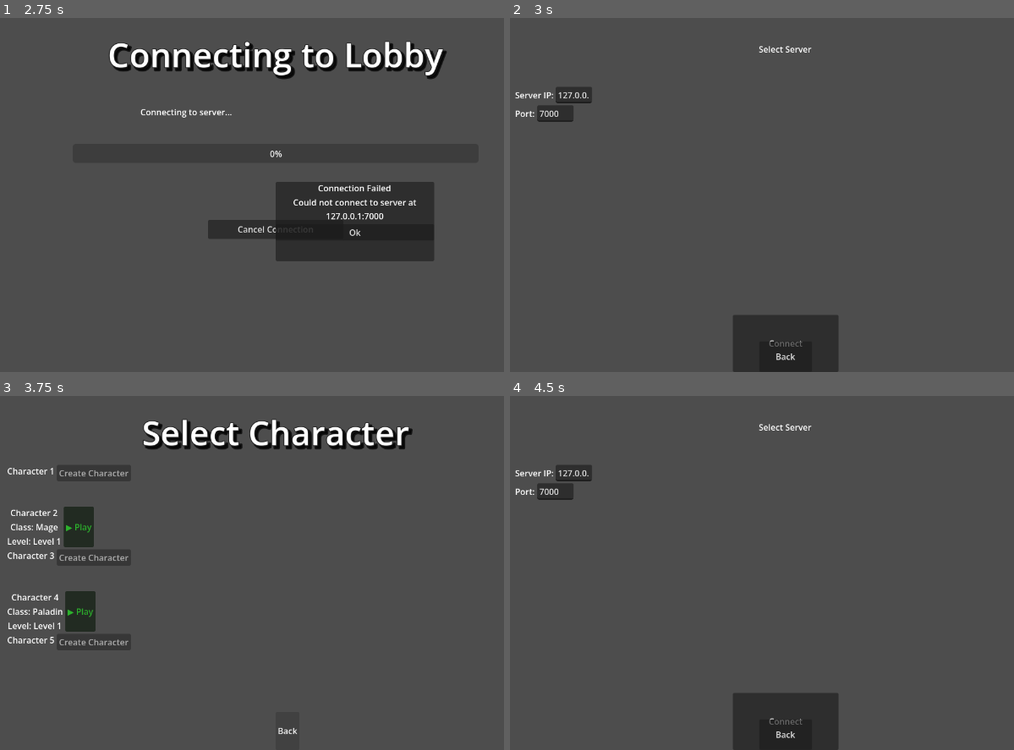
Above: before the commit, frames 1-4 (two rows, left to right).
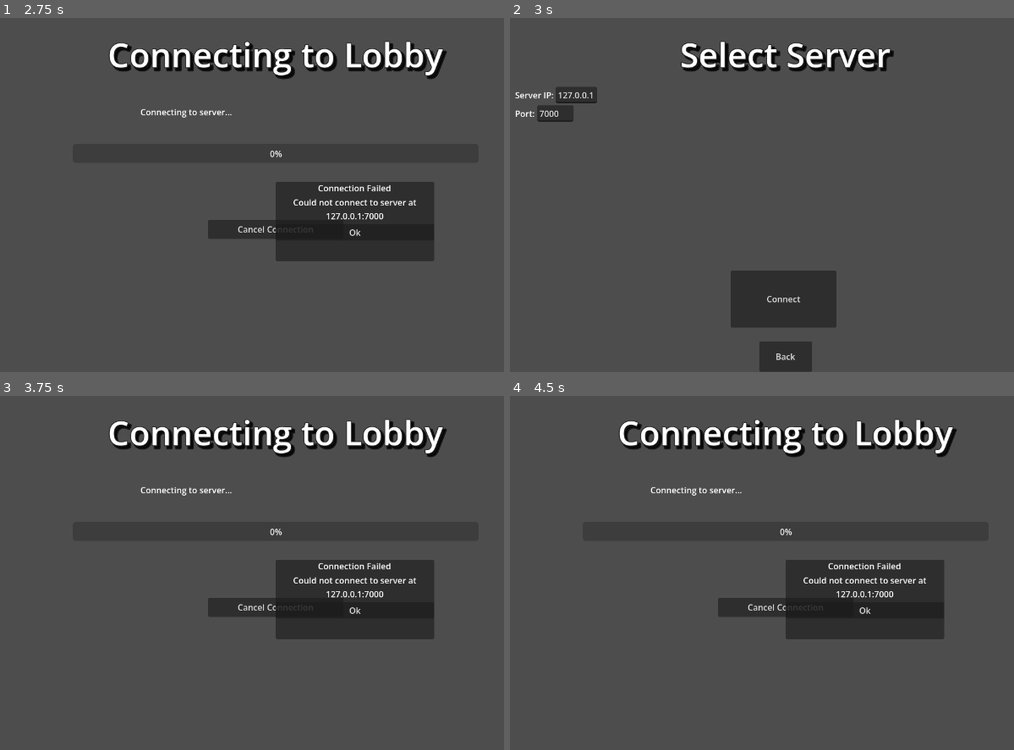
Above: after the commit, the same moments.

Repository: Miller-Nerd/our-little-towne
Game: Godot game, scene res://main_menu.tscn
Same seed, same stepped clock (60 frames per second), same inputs: the game is played once before the commit and once after it.
Inputs (mouse positions are in pixels of both pictures, inside the frame that each line leads up to):
- Up to frame 1 (2.75 s): click "Host Game" at 0.5 s; click "Back" at 1.25 s; click "Join Game" at 2 s
- Up to frame 2 (3 s): click "Ok" at 2.75 s
- Up to frame 3 (3.75 s): click "Connect" at 3.5 s
- Up to frame 4 (4.5 s): click (590, 526) at 4.25 s, where only the run before the commit has a clickable "▶ Play"

Frame 1 is identical in both runs. In frame 2, 6.5% of the frame differs, in the area x 15-77%, y 6-100%; in frame 3, 13%; in frame 4, 15%, in the area x 1-89%, y 6-100%.

Commit message:
network issues again

Diff:
--- a/character_select.gd
+++ b/character_select.gd
@@ -11,6 +11,19 @@
 
 func _ready():
 	print("Character select scene loaded")
+
+	# Check if a new character was just created and save it to the slot
+	var tree = get_tree()
+	if tree.has_meta("created_character_data"):
+		var created_data = tree.get_meta("created_character_data")
+		var slot_idx = created_data["slot_number"] - 1
+		characters[slot_idx] = {
+			"name": created_data["name"],
+			"class": created_data["class"],
+			"level": "Level 1"
+		}
+		print("Saved new character to slot " + str(created_data["slot_number"]))
+		tree.set_meta("created_character_data", null)
 
 	# Connect back button
 	var back_button = $BackButton
--- a/connection_attempt.gd
+++ b/connection_attempt.gd
@@ -35,7 +35,7 @@
 		status_label.text = "Connecting to server..."
 
 	# Attempt actual network connection
-	var success = network_manager.connect_to_server(target_ip, target_port)
+	var success = await network_manager.connect_to_server(target_ip, target_port)
 
 	if success:
 		print("Connection successful!")
--- a/lobby.tscn
+++ b/lobby.tscn
@@ -22,7 +22,7 @@
 offset_top = 2.339981
 offset_right = -0.4000244
 text = "Player Lobby"
-label_settings = ExtResource("2_5duen")
+label_settings = ExtResource("2_7cqj0")
 horizontal_alignment = 1
 vertical_alignment = 1
 
--- a/network_manager.gd
+++ b/network_manager.gd
@@ -52,8 +52,15 @@
 
 	multiplayer.multiplayer_peer = peer
 
-	# Wait for connection and get player ID from server
-	await get_tree().create_timer(0.5).timeout
+	# Wait for connection to be established
+	var timeout = 3.0
+	while timeout > 0 and (peer.get_connection_status() != ENetMultiplayerPeer.CONNECTION_CONNECTED):
+		await get_tree().create_timer(0.1).timeout
+		timeout -= 0.1
+
+	if peer.get_connection_status() != ENetMultiplayerPeer.CONNECTION_CONNECTED:
+		print("Connection timed out")
+		return false
 
 	my_player_id = multiplayer.get_unique_id()
 	print("Connected with player ID: " + str(my_player_id))
--- a/server_select.tscn
+++ b/server_select.tscn
@@ -1,8 +1,9 @@
 [gd_scene format=3 uid="uid://bprkbd1do1lyf"]
 
-[ext_resource type="Script" path="res://server_select.gd" id="1"]
+[ext_resource type="Script" uid="uid://bghdx8k1v4yrr" path="res://server_select.gd" id="1"]
+[ext_resource type="LabelSettings" uid="uid://cgi1vydqjrur2" path="res://new_label_settings.tres" id="2_7cqj0"]
 
-[node name="ServerSelect" type="Control"]
+[node name="ServerSelect" type="Control" unique_id=856617464]
 layout_mode = 3
 anchors_preset = 15
 anchor_right = 1.0
@@ -11,7 +12,7 @@
 grow_vertical = 2
 script = ExtResource("1")
 
-[node name="TitleLabel" type="Label" parent="."]
+[node name="TitleLabel" type="Label" parent="." unique_id=1122857425]
 layout_mode = 1
 anchors_preset = -1
 anchor_left = 0.163
@@ -22,10 +23,11 @@
 offset_top = 2.339981
 offset_right = -0.4000244
 text = "Select Server"
+label_settings = ExtResource("2_7cqj0")
 horizontal_alignment = 1
 vertical_alignment = 1
 
-[node name="ServerListContainer" type="VBoxContainer" parent="."]
+[node name="ServerListContainer" type="VBoxContainer" parent="." unique_id=405207848]
 layout_mode = 0
 anchor_left = 0.1
 anchor_top = 0.25
@@ -34,43 +36,50 @@
 size_flags_horizontal = 2
 size_flags_vertical = 2
 
-[node name="IPInputRow" type="HBoxContainer" parent="ServerListContainer"]
+[node name="IPInputRow" type="HBoxContainer" parent="ServerListContainer" unique_id=1478509280]
 layout_mode = 2
 size_flags_horizontal = 2
 
-[node name="IPLabel" type="Label" parent="ServerListContainer/IPInputRow"]
+[node name="IPLabel" type="Label" parent="ServerListContainer/IPInputRow" unique_id=1455097919]
+layout_mode = 2
 text = "Server IP:"
 
-[node name="IPInput" type="LineEdit" parent="ServerListContainer/IPInputRow"]
+[node name="IPInput" type="LineEdit" parent="ServerListContainer/IPInputRow" unique_id=281816505]
 layout_mode = 2
 size_flags_horizontal = 2
+text = "127.0.0.1"
 placeholder_text = "127.0.0.1"
-text = "127.0.0.1"
+expand_to_text_length = true
 
-[node name="PortInputRow" type="HBoxContainer" parent="ServerListContainer"]
+[node name="PortInputRow" type="HBoxContainer" parent="ServerListContainer" unique_id=900796273]
 layout_mode = 2
 size_flags_horizontal = 2
 
-[node name="PortLabel" type="Label" parent="ServerListContainer/PortInputRow"]
+[node name="PortLabel" type="Label" parent="ServerListContainer/PortInputRow" unique_id=1681508315]
+layout_mode = 2
 text = "Port:"
 
-[node name="PortInput" type="LineEdit" parent="ServerListContainer/PortInputRow"]
+[node name="PortInput" type="LineEdit" parent="ServerListContainer/PortInputRow" unique_id=657701494]
 layout_mode = 2
 size_flags_horizontal = 2
+text = "7000"
 placeholder_text = "7000"
-text = "7000"
+expand_to_text_length = true
 
-[node name="ConnectButton" type="Button" parent="."]
-layout_mode = 0
-anchor_left = 0.5
-anchor_top = 0.85
-anchor_right = 0.5
-anchor_bottom = 1.0
-offset_left = -100.0
-offset_right = 100.0
+[node name="ConnectButton" type="Button" parent="." unique_id=2091893615]
+layout_mode = 1
+anchors_preset = -1
+anchor_left = 0.41900003
+anchor_top = 0.73300004
+anchor_right = 0.57500005
+anchor_bottom = 0.883
+offset_left = -0.32006836
+offset_top = 0.23999023
+offset_right = -6.1035156e-05
+offset_bottom = 0.23999023
 text = "Connect"
 
-[node name="BackButton" type="Button" parent="."]
+[node name="BackButton" type="Button" parent="." unique_id=538844241]
 layout_mode = 0
 anchor_left = 0.5
 anchor_top = 0.92
